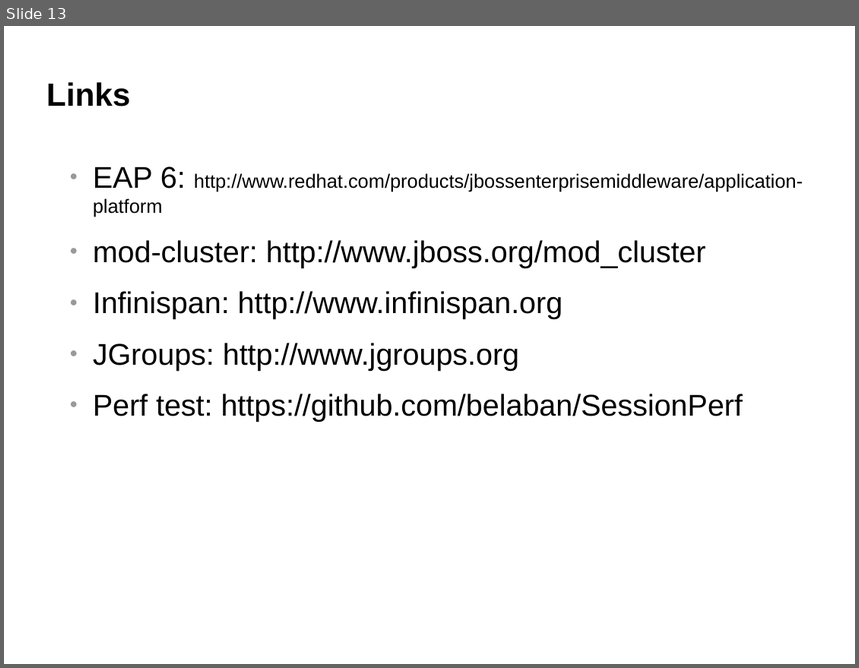
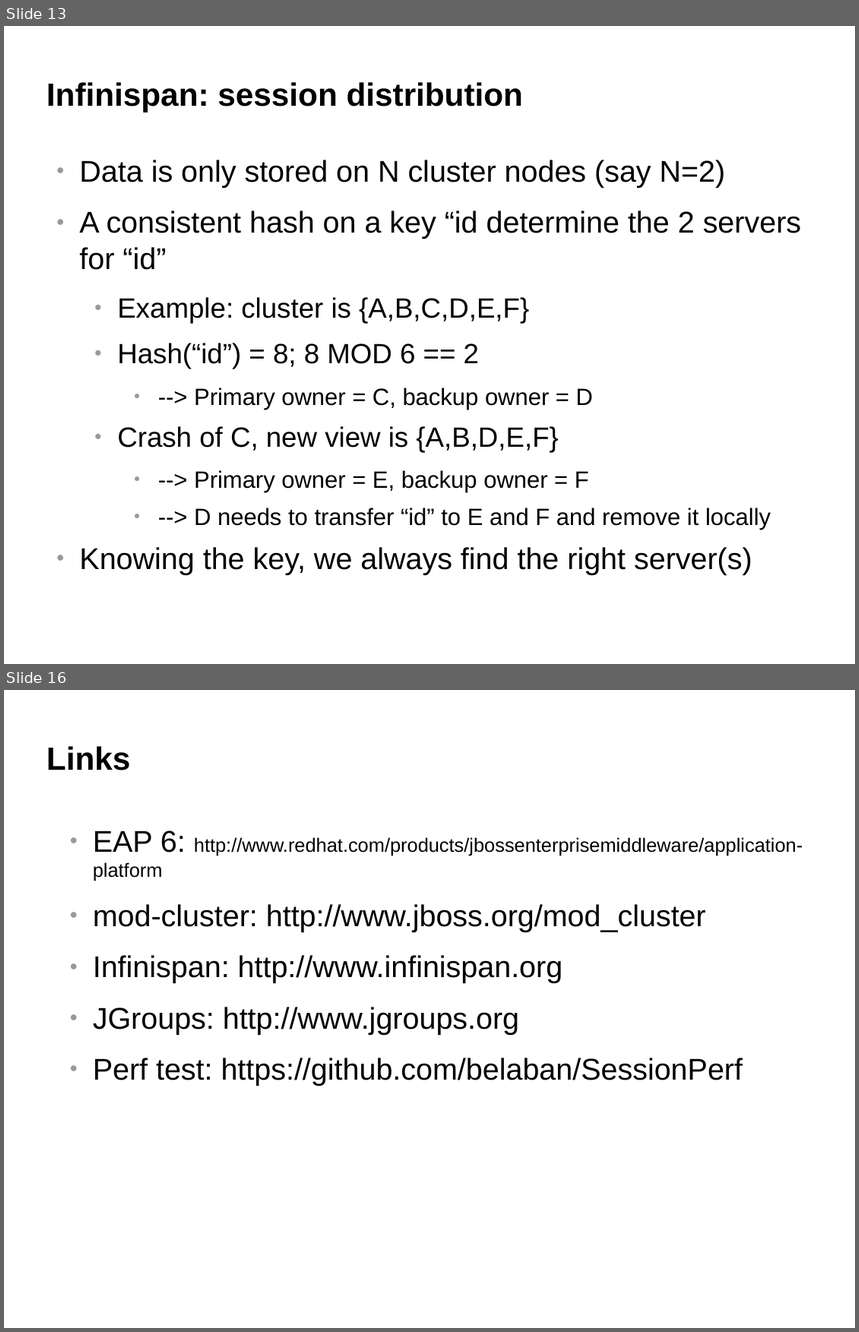
Before and after one commit to belaban/SessionPerf, a slide deck: docs/jbw2012.odp. Shown one above the other, each under a label of ours: slide 13 before the commit, slides 13 and 16 after it; the slides between them are not shown. The pictures are 859x668 and 859x1332 pixels, drawn with LibreOffice and Linux fonts; fonts in the diff are those of the drawing; background and template pictures are left out. Boxes give left, top, right and bottom in pixels: in the first picture for what was removed or moved away, otherwise in the second. Text is boxed around its words. In the diff, an @@ line names an element or a change of style, - is before the commit and + after.

```diff
--- a/docs/jbw2012.odp
+++ b/docs/jbw2012.odp
@@ slide 13 added at <box>4,26,855,664</box>, background #FFFFFF @@
@@ title added at <box>47,82,523,113</box>, 30 pt, text #000000, bold @@
+Infinispan: session distribution
@@ text added at <box>79,160,801,575</box>, 28 pt, text #000000 @@
+● Data is only stored on N cluster nodes (say N=2)
+● A consistent hash on a key “id determine the 2 servers for “id”
+  ● Example: cluster is {A,B,C,D,E,F}
+  ● Hash(“id”) = 8; 8 MOD 6 == 2
+    ● --> Primary owner = C, backup owner = D
+  ● Crash of C, new view is {A,B,D,E,F}
+    ● --> Primary owner = E, backup owner = F
+    ● --> D needs to transfer “id” to E and F and remove it locally
+● Knowing the key, we always find the right server(s)
@@ what was slide 13 is now slide 16 @@
```
Also in this commit, not shown: 2 slides changed, 2 other slides added.
